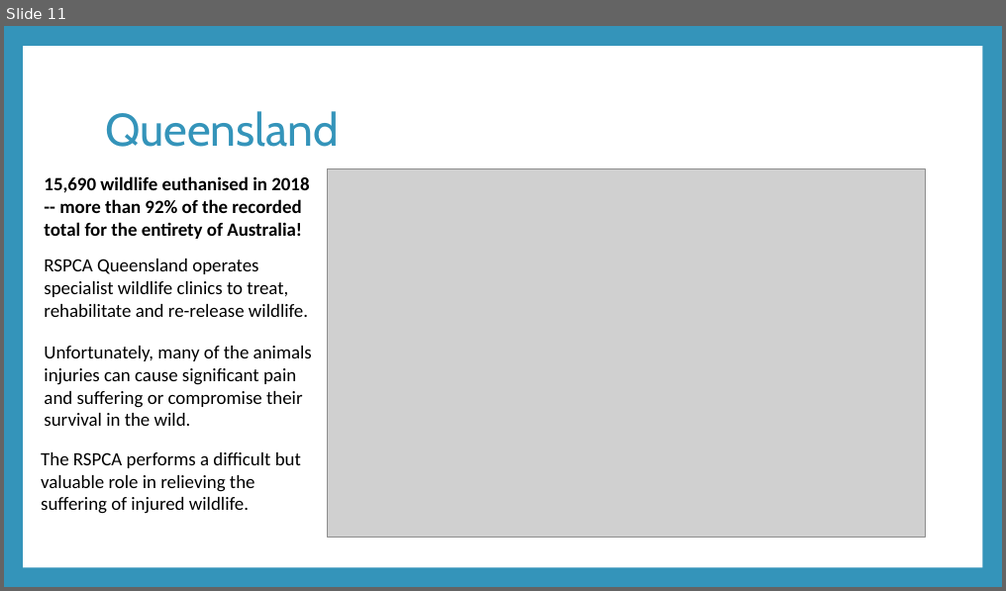
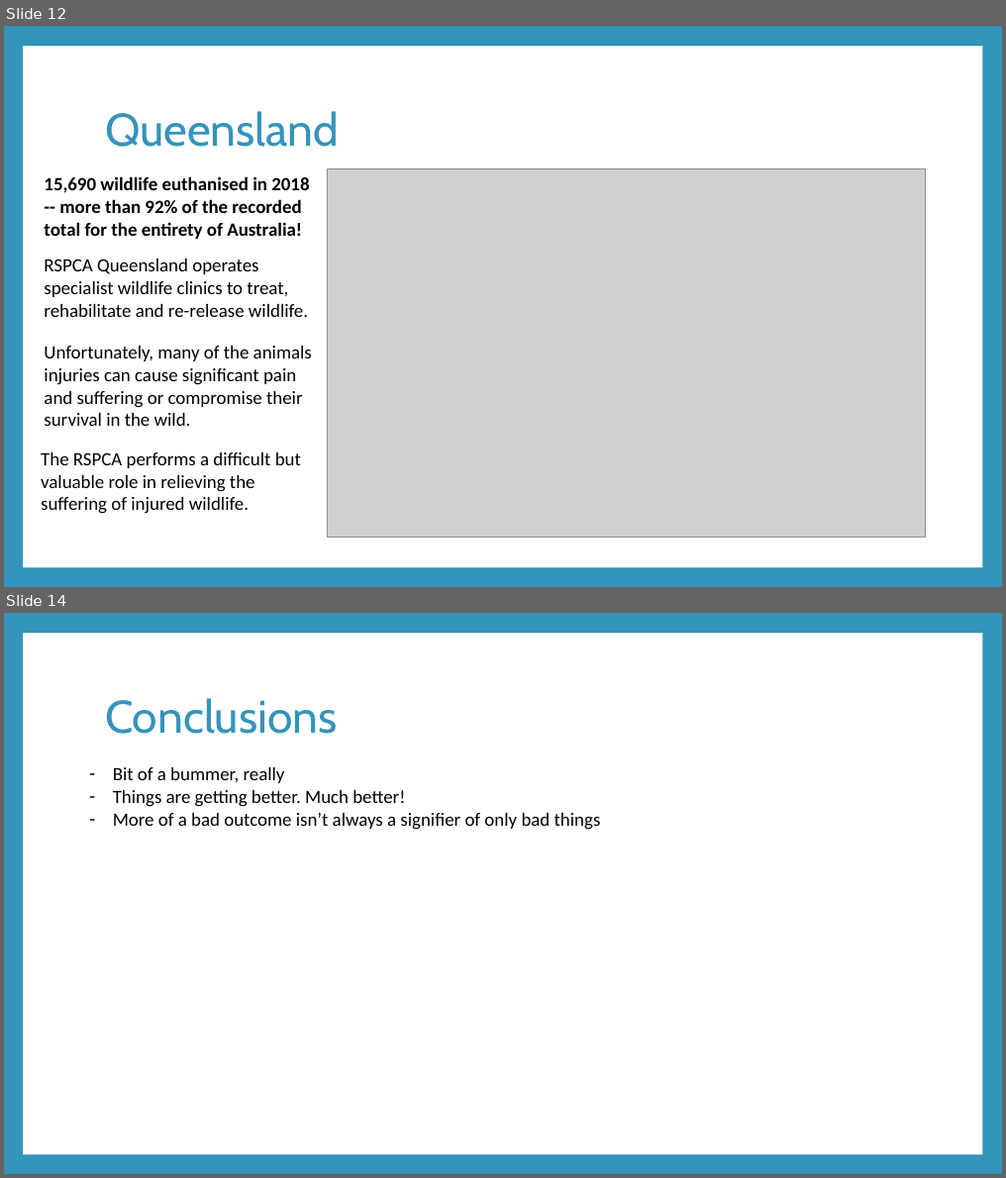
Before and after one commit to awyllie87/RSPCA, a slide deck: presentation.pptx. Shown one above the other, each under a label of ours: slide 11 before the commit, slides 12 and 14 after it; the slides between them are not shown. The pictures are 1006x591 and 1006x1178 pixels, drawn with LibreOffice and Linux fonts; fonts in the diff are those of the drawing; grey boxes stand for pictures. Boxes give left, top, right and bottom in pixels: in the first picture for what was removed or moved away, otherwise in the second. Text is boxed around its words. In the diff, an @@ line names an element or a change of style, - is before the commit and + after.

```diff
--- a/presentation.pptx
+++ b/presentation.pptx
@@ slide 14 added at (4, 613, 1002, 1174), background #3494BA; not listed: 1 template element that a slide beside it also shows @@
@@ title added at (105, 698, 337, 734), 44 pt, text #3494BA @@
+Conclusions
@@ text added at (113, 767, 601, 830), 18 pt, text #000000 @@
+– Bit of a bummer, really
+– Things are getting better. Much better!
+– More of a bad outcome isn’t always a signifier of only bad things
@@ what was slide 11 is now slide 12 @@
```
Also in this commit, not shown: 5 slides changed, 5 other slides added, 1 slide removed, 7 other files.
